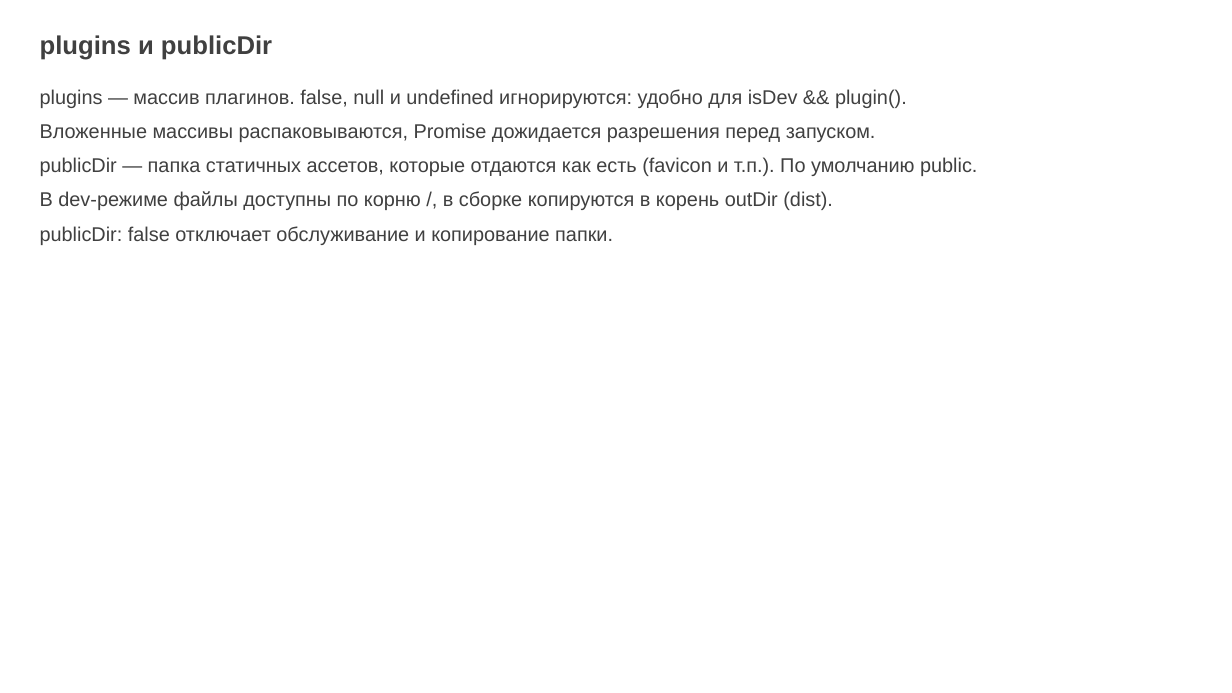
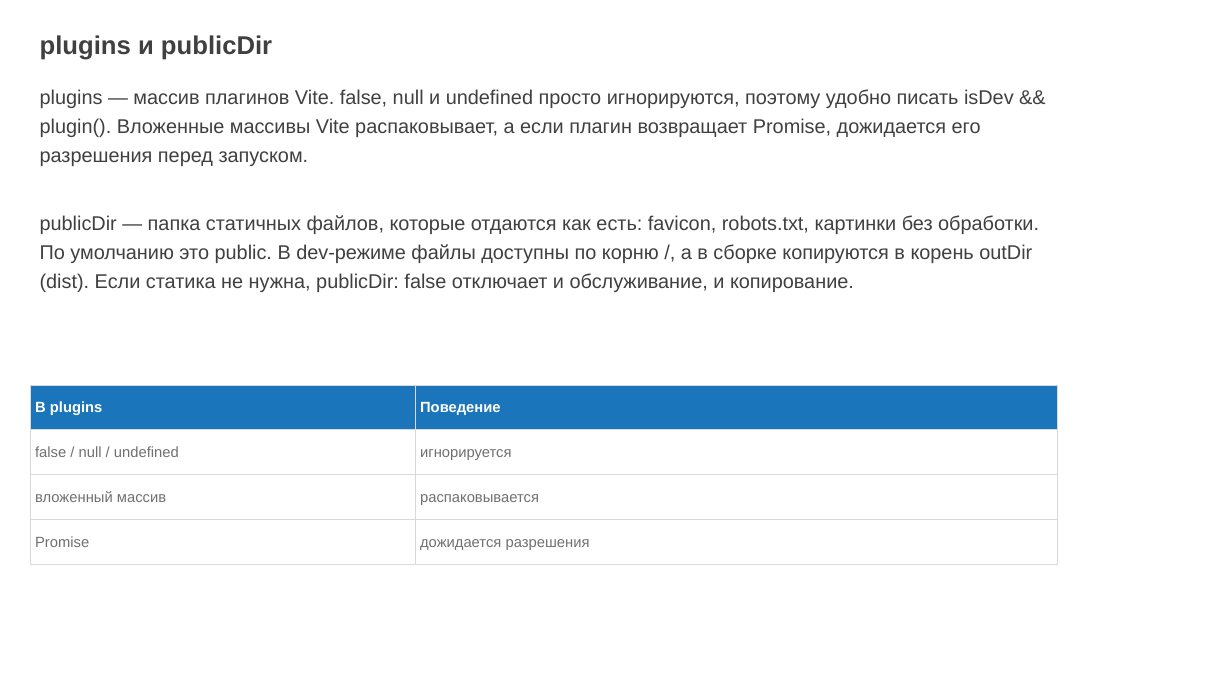
Before and after one commit to ErnandesDaniel/mephi-higher-engineering-school-lectures, a slide deck: slide 9 of lecture-1/modern-frontend-tooling.pptx (slide 8 before the commit). Drawn at 1232x693 pixels with LibreOffice and Linux fonts; fonts in the diff are those of the drawing; background and template pictures are left out. Boxes give left, top, right and bottom in pixels: in the first picture for what was removed or moved away, otherwise in the second. Text is boxed around its words. In the diff, an @@ line names an element or a change of style, - is before the commit and + after.

Commit message:
refactor: rewrite lecture deck with richer prose, code examples and tables

```diff
--- a/lecture-1/modern-frontend-tooling.pptx
+++ b/lecture-1/modern-frontend-tooling.pptx
@@ text at <box>40,89,1039,292</box>: text changed @@
-plugins — массив плагинов. false, null и undefined игнорируются: удобно для isDev && plugin().
-Вложенные массивы распаковываются, Promise дожидается разрешения перед запуском.
-publicDir — папка статичных ассетов, которые отдаются как есть (favicon и т.п.). По умолчанию public.
-В dev-режиме файлы доступны по корню /, в сборке копируются в корень outDir (dist).
-publicDir: false отключает обслуживание и копирование папки.
+plugins — массив плагинов Vite. false, null и undefined просто игнорируются, поэтому удобно писать isDev && plugin(). Вложенные массивы Vite распаковывает, а если плагин возвращает Promise, дожидается его разрешения перед запуском.
+publicDir — папка статичных файлов, которые отдаются как есть: favicon, robots.txt, картинки без обработки. По умолчанию это public. В dev-режиме файлы доступны по корню /, а в сборке копируются в корень outDir (dist). Если статика не нужна, publicDir: false отключает и обслуживание, и копирование.
@@ table added at <box>30,385,1057,565</box>, 4 rows, 2 columns @@
+В plugins | Поведение
+false / null / undefined | игнорируется
+вложенный массив | распаковывается
+Promise | дожидается разрешения
```
Also in this commit, not shown: 22 other slides changed, 5 slides added, 8 slides removed, 1 other file.
